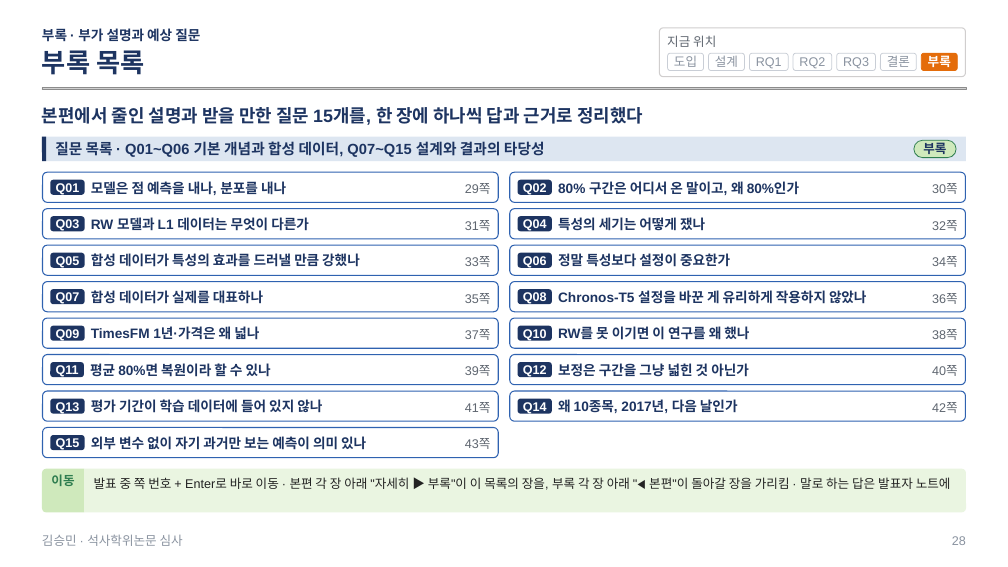
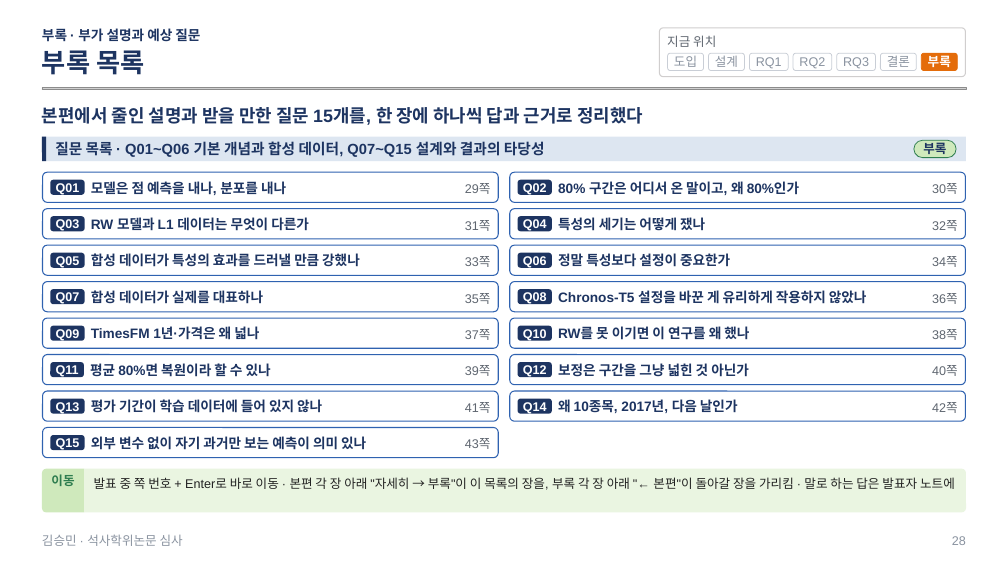
Before and after one commit to sapzzil/Master-thesis, a slide deck: slide 28 of 05_논문작성/석사학위논문 심사 발표.pptx. Drawn at 1008x567 pixels with LibreOffice and Linux fonts; fonts in the diff are those of the drawing; grey boxes stand for pictures. Boxes give left, top, right and bottom in pixels: in the first picture for what was removed or moved away, otherwise in the second. Text is boxed around its words. In the diff, an @@ line names an element or a change of style, - is before the commit and + after.

Commit message:
발표자료 수정

```diff
--- a/05_논문작성/석사학위논문 심사 발표.pptx
+++ b/05_논문작성/석사학위논문 심사 발표.pptx
@@ text in freeform shape at <box>94,477,955,490</box>: text changed @@
-발표 중 쪽 번호 + Enter로 바로 이동 · 본편 각 장 아래 "자세히 ▶ 부록"이 이 목록의 장을, 부록 각 장 아래 "◀ 본편"이 돌아갈 장을 가리킴 · 말로 하는 답은 발표자 노트에
+발표 중 쪽 번호 + Enter로 바로 이동 · 본편 각 장 아래 "자세히 → 부록"이 이 목록의 장을, 부록 각 장 아래 "← 본편"이 돌아갈 장을 가리킴 · 말로 하는 답은 발표자 노트에
```
Also in this commit, not shown: 35 other slides changed, 1 other file.
